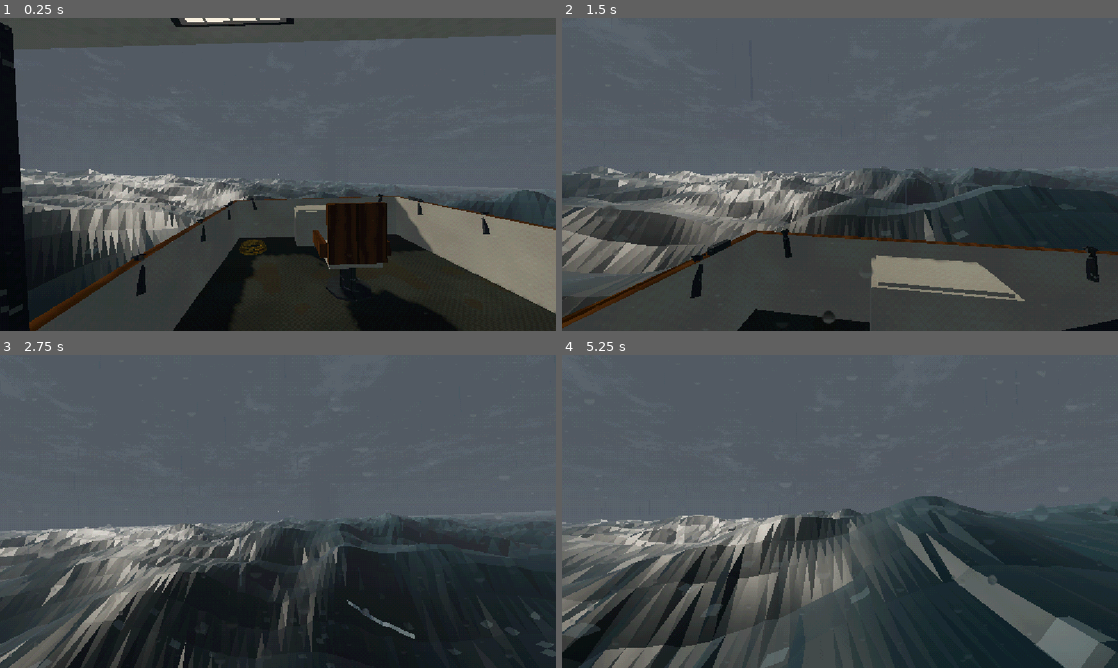
Above: before the commit, frames 1-4 (two rows, left to right).
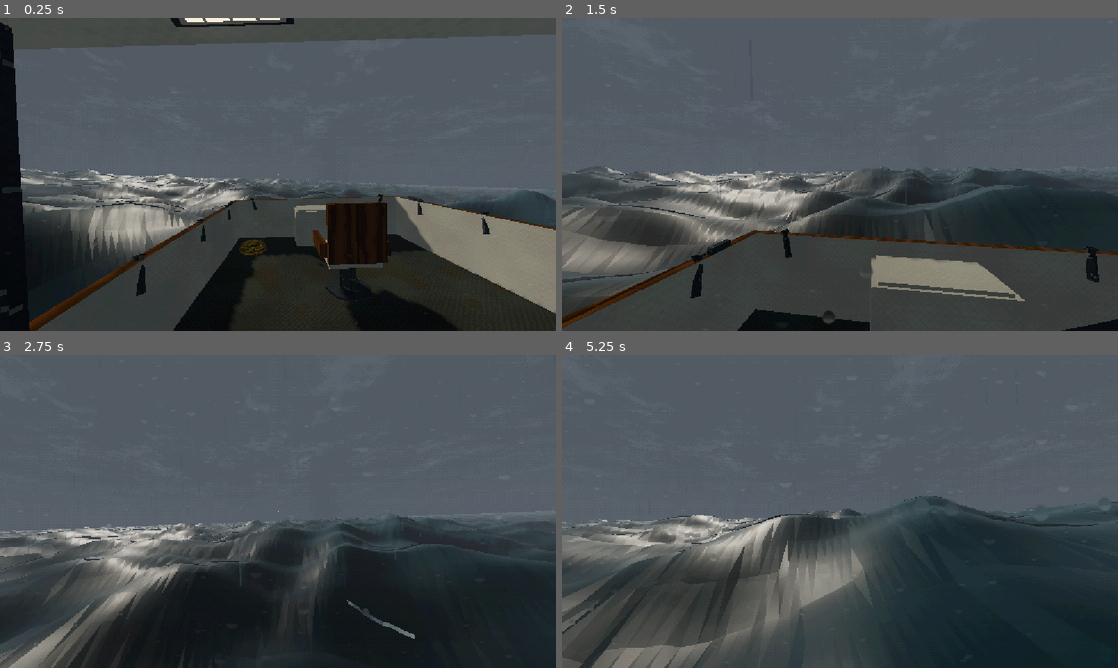
Above: after the commit, the same moments.

Repository: Kortev/Gull-Harbor
Game: Godot game, scene res://sea/sea.tscn
Same seed, same stepped clock (60 frames per second), same inputs: the game is played once before the commit and once after it.
Inputs (mouse positions are in pixels of both pictures, inside the frame that each line leads up to):
- Up to frame 1 (0.25 s): no input
- Up to frame 2 (1.5 s): move the mouse to (867, 174) at 0.52 s; hold E (interact) 0.53-1.28 s; hold W (move_forward) from 0.53 s (still down); tap Space (jump) at 0.77, 1.07 s; move the mouse to (812, 174) at 1.27 s; tap Shift (sprint) at 1.35 s
- Up to frame 3 (2.75 s): keep holding W (move_forward); tap Space (jump) at 1.52, 1.82 s; move the mouse to (289, 505) at 2.02 s; hold E (interact) from 2.03 s (still down)
- Up to frame 4 (5.25 s): keep holding W (move_forward); move the mouse to (834, 517) at 2.77 s; release E (interact) at 2.78 s; tap Shift (sprint) at 2.85, 4.35 s; tap Space (jump) at 3.02, 3.32, 3.77, 4.07, 4.52, 4.82 s; move the mouse to (878, 514) at 3.52 s; hold E (interact) 3.53-4.28 s; move the mouse to (795, 508) at 4.27 s; move the mouse to (845, 511) at 5.02 s; hold E (interact) from 5.03 s (still down)

The runs differ from the first frame. In frame 1, 2.6% of the frame differs, in the area x 3-92%, y 48-80%; in frame 2, 3.9%; in frame 3, 4.5%; in frame 4, 13%, in the area x 0-100%, y 45-100%.

Commit message:
Sea polish: rain rings instead of white squares, smooth swells, the cabin light
The ocean's raindrop dots (25 cm squares) become small rings that open and fade. The ocean blends the smooth
surface normal with the flat facet (new uniform facets = 0.35), so long thin triangles on a big swell no longer
sawtooth. The boat's light list is typed Light3D so the cabin light is kept. sea.gd: --hide=<names> for debugging.

Co-Authored-By: Claude Opus 5.5 <noreply@anthropic.com>
Claude-Session: https://claude.ai/code/session_01LChRA4DPcVTm2YPPWMDqRK

Diff:
--- a/boat/boat.gd
+++ b/boat/boat.gd
@@ -24,7 +24,7 @@
 var spawns: Array[Transform3D] = []      # boat-local
 var holders: Array[Transform3D] = []     # boat-local; see holder_transform()
 var helm := Transform3D.IDENTITY
-var floods: Array[SpotLight3D] = []
+var floods: Array[Light3D] = []
 var chair: Node3D
 var wheel: Node3D
 var _radar: Node3D
--- a/sea/ocean.gdshader
+++ b/sea/ocean.gdshader
@@ -36,6 +36,8 @@
 uniform float swell = 4.0;
 uniform float whitecaps = 0.3;
 uniform float rain = 0.6;
+// how much of the flat per-triangle facet look shows through the smooth shading (1: all facets)
+uniform float facets : hint_range(0.0, 1.0) = 0.35;
 // Where the wind blows (for the foam streaks a storm lays on the water).
 uniform vec2 wind = vec2(0.8, 0.6);
 // A hurricane tearing the crests into spray (ocean.gd, more in a gust): the streaks spread, the sea goes white.
@@ -135,6 +137,7 @@
 	float k = (1.0 - smoothstep(fade_start, fade_end, length(q))) * calm_at(q);
 	float y = 0.0;
 	float jac = 0.0;
+	vec2 slope = vec2(0.0);
 	float g = group_at(q);
 	float sw = swell_at(q);
 	float wp = warp_at(q);
@@ -146,10 +149,20 @@
 		vec4 b = waves_b[i];
 		bool sl = i < swell_count;
 		float a = w.w * (sl ? sw : g);
-		float s = sin(w.z * dot(w.xy, q) - b.x * wave_time + b.y + wp * (sl ? 1.0 : 0.5));
+		float th = w.z * dot(w.xy, q) - b.x * wave_time + b.y + wp * (sl ? 1.0 : 0.5);
+		float s = sin(th);
 		y += a * s;
 		jac += b.z * w.z * a * s;
-	}
+		slope += a * w.z * cos(th) * w.xy;
+	}
+	// the smooth surface's normal, blended with the flat facet: the PS1 facets stay, the sawtooth of long thin
+	// triangles on a big swell in low sun goes
+	vec3 smooth_n = normalize((VIEW_MATRIX * MODEL_MATRIX * vec4(-slope.x * k, 1.0, -slope.y * k, 0.0)).xyz);
+	if (dot(smooth_n, VIEW) < 0.0) {
+		smooth_n = -smooth_n;
+	}
+	n = normalize(mix(smooth_n, n, facets));
+	NORMAL = n;
 	float crest = jac * k / max(steep, 0.001);
 	float h = clamp(y * k / max(swell, 0.5) + 0.5, 0.0, 1.0);
 	vec3 col = mix(deep_color, crest_color, h);
@@ -182,11 +195,17 @@
 		float ring = 1.0 - smoothstep(0.0, 1.5 + 2.5 * whitecaps + 0.15 * swell, dl);
 		foam = max(foam, step(0.45, ring * (0.55 + 0.6 * grain) + h * 0.2));
 	}
-	// rain hitting the water: dots that come and go
-	vec2 cell = floor(q * 4.0);
-	float slot = floor(wave_time * 5.0 + hash(cell) * 7.0);
-	float drop = step(1.0 - 0.035 * rain, hash(cell + slot * 0.37)) * (1.0 - smoothstep(0.03, 0.12, length(fwidth(q))));
-	col = mix(col, mix(col, foam_color, 0.35), drop);
+	// rain hitting the water: little rings that open and fade (one chance per 33 cm cell per drop slot)
+	vec2 rq = q * 3.0;
+	vec2 cell = floor(rq);
+	float phase = wave_time * 2.5 + hash(cell) * 7.0;
+	float slot = floor(phase);
+	float age = fract(phase);
+	float hit = step(1.0 - 0.06 * rain, hash(cell + slot * 0.37));
+	vec2 at = vec2(hash(cell + slot), hash(cell - slot)) * 0.5 + 0.25;
+	float ring = 1.0 - smoothstep(0.0, 0.035, abs(length(fract(rq) - at) - (0.04 + age * 0.22)));
+	float drop = hit * ring * (1.0 - age) * (1.0 - smoothstep(0.02, 0.06, length(fwidth(q))));
+	col = mix(col, mix(col, foam_color, 0.4), drop);
 	col = mix(col, foam_color, foam);
 	ALBEDO = col;
 	ROUGHNESS = mix(0.4, 0.95, foam);
--- a/sea/sea.gd
+++ b/sea/sea.gd
@@ -61,6 +61,12 @@
 		spawn_player(1, 0)
 	night = _args.has("night")
 	set_condition(str(_args.get("weather", "rain")))
+	for n in str(_args.get("hide", "")).split(",", false):   # (dev: --hide=Rain,SeaFx,... to find what's what)
+		for found in find_children(n, "", true, false):
+			if found is Node3D:
+				(found as Node3D).visible = false
+			elif found is CanvasLayer:
+				(found as CanvasLayer).visible = false
 
 
 func _process(_delta: float) -> void:
Binary file added: docs/shots/sea_heavy_smooth.png
Binary file added: docs/shots/sea_rain_rings.png
Not shown, changed: docs/TODO.md
Not shown, changed: docs/WHILE_YOU_WERE_AWAY.md
